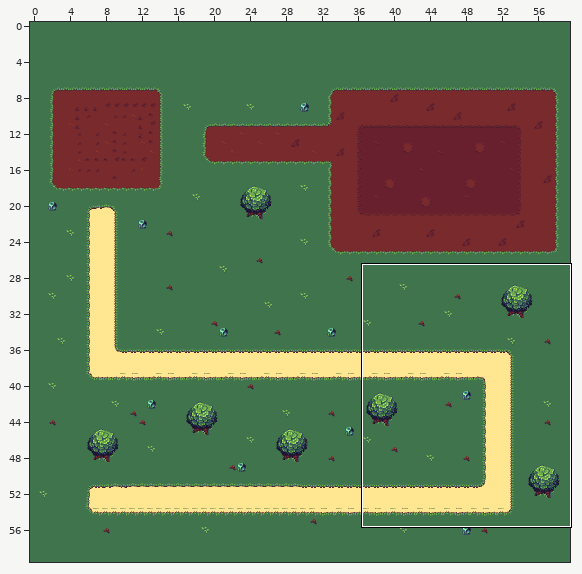
A Tiled map (JSON) gets an edit: assets/Tilemaps/bgmap.json. Above: a wide view before the commit, with the close-up outlined.
Close-up. Earlier state:
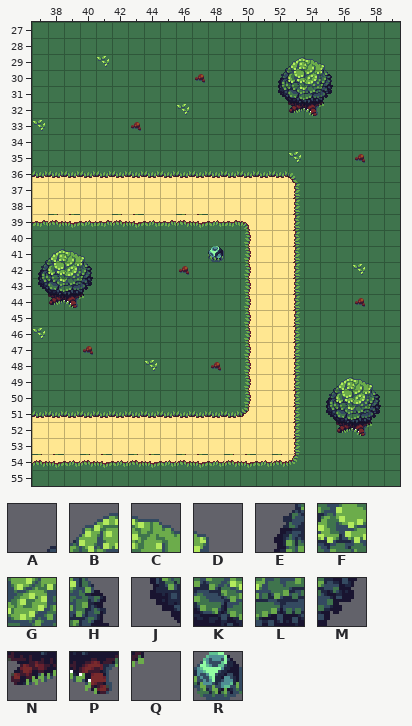
Cells are 16x16 px. Shown: x 37..59, y 27..55. The commit also changed other parts of the map, which this record leaves out.
Key: from "sheet": A 159, B 160, C 161, D 162, E 183, F 184, G 185, H 186, J 207, K 208, L 209, M 210, N 232, P 233, Q 234, R 239.
_ is an empty cell.
Layers that did not change in this view are not listed.
Layer "World" before, first column x 37:
27 _______________________
28 _______________________
29 _______________ABCD____
30 _______________EFGH____
31 _______________JKLM____
32 ________________NPQ____
33 _______________________
34 _______________________
35 _______________________
36 _______________________
37 _______________________
38 _______________________
39 _______________________
40 _______________________
41 ABCD_______R___________
42 EFGH___________________
43 JKLM___________________
44 _NPQ___________________
45 _______________________
46 _______________________
47 _______________________
48 _______________________
49 __________________ABCD_
50 __________________EFGH_
51 __________________JKLM_
52 ___________________NPQ_
53 _______________________
54 _______________________
55 _______________________
After the commit:
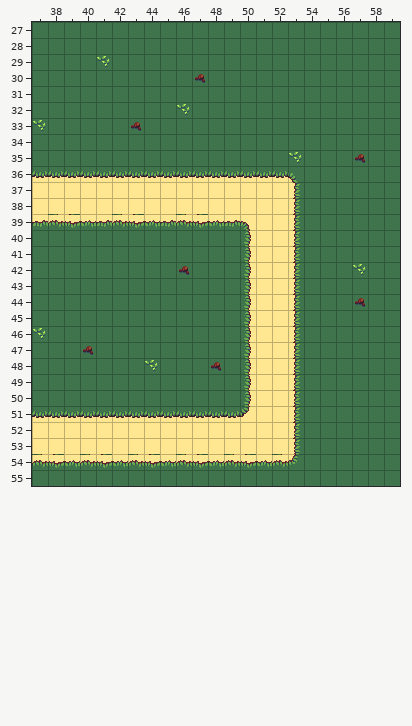
Diff:
Changed rows in their new state; . is an unchanged cell.
Layer "World" (removed):
first column x 52:
29 ____
30 ____
31 ____
32 .___
first column x 37:
41 ____......._
42 ____........
43 ____........
44 .___........
first column x 55:
49 ____
50 ____
51 ____
52 .___
Changed places in both close-ups, as pixel boxes (x1, y1, x2, y2):
removed: (278, 57, 333, 116)
removed: (38, 249, 93, 308)
removed: (208, 246, 224, 262)
removed: (326, 377, 381, 436)
